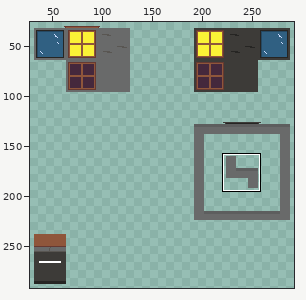
Two versions of one pixel-art file, Assets/TileSet.ase. The picture above shows the old version from afar; the outline marks the close-up.
Close-up. Old version:
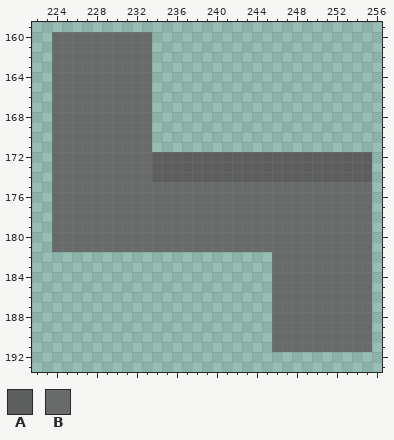
320x320 pixels, 1 frame. Shown: x 222..256, y 159..193. The wide view leaves out empty margins. The commit also changed other parts of the picture, which this record leaves out.
Palette (. is transparent): A #5d5e5e  B #696a6a
Pixels before, first column x 224:
160 BBBBBBBBBB......................
161 BBBBBBBBBB......................
162 BBBBBBBBBB......................
163 BBBBBBBBBB......................
164 BBBBBBBBBB......................
165 BBBBBBBBBB......................
166 BBBBBBBBBB......................
167 BBBBBBBBBB......................
168 BBBBBBBBBB......................
169 BBBBBBBBBB......................
170 BBBBBBBBBB......................
171 BBBBBBBBBB......................
172 BBBBBBBBBBAAAAAAAAAAAAAAAAAAAAAA
173 BBBBBBBBBBAAAAAAAAAAAAAAAAAAAAAA
174 BBBBBBBBBBAAAAAAAAAAAAAAAAAAAAAA
175 BBBBBBBBBBBBBBBBBBBBBBBBBBBBBBBB
176 BBBBBBBBBBBBBBBBBBBBBBBBBBBBBBBB
177 BBBBBBBBBBBBBBBBBBBBBBBBBBBBBBBB
178 BBBBBBBBBBBBBBBBBBBBBBBBBBBBBBBB
179 BBBBBBBBBBBBBBBBBBBBBBBBBBBBBBBB
180 BBBBBBBBBBBBBBBBBBBBBBBBBBBBBBBB
181 BBBBBBBBBBBBBBBBBBBBBBBBBBBBBBBB
182 ......................BBBBBBBBBB
183 ......................BBBBBBBBBB
184 ......................BBBBBBBBBB
185 ......................BBBBBBBBBB
186 ......................BBBBBBBBBB
187 ......................BBBBBBBBBB
188 ......................BBBBBBBBBB
189 ......................BBBBBBBBBB
190 ......................BBBBBBBBBB
191 ......................BBBBBBBBBB
Now the later version:
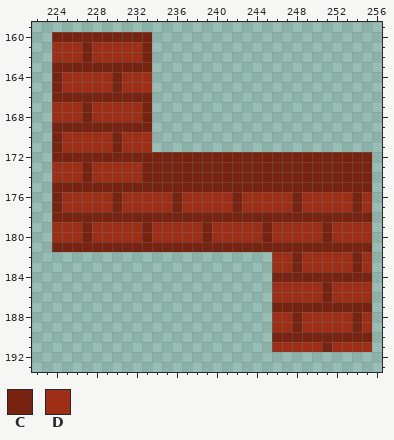
Colours new in this view: C #782310  D #9e2e15
Edits made:
Layer "Layer 1":
Colour C replaces colour A in rows 172 to 174 at x 234 to 255.
Colour C replaces colour B in row 160 at x 224 to 233; in rows 161 to 162 at x 227 and 233; in row 163 at x 224 to 233; in rows 164 to 165 at x 224 and 230; in row 166 at x 224 to 233; in rows 167 to 168 at x 227 and 233.
Colour C replaces colour B in row 169 at x 224 to 233; in rows 170 to 171 at x 224 and 230; in row 172 at x 224 to 233; in rows 173 to 174 at x 227 and 233; in row 175 at x 224 to 255; in rows 176 to 177 at x 224, 230, 236, 242, 248 and 254.
Colour C replaces colour B in row 178 at x 224 to 255; in rows 179 to 180 at x 227, 233, 239, 245 and 251; in row 181 at x 224 to 255; in rows 182 to 183 at x 248 and 254; in row 184 at x 246 to 255; in rows 185 to 186 at x 251.
Colour C replaces colour B in row 187 at x 246 to 255; in rows 188 to 189 at x 248 and 254; in row 190 at x 246 to 255; in row 191 at x 251.
Colour D replaces colour B in rows 161 to 162 at x 224 to 226 and 228 to 232; in rows 164 to 165 at x 225 to 229 and 231 to 233; in rows 167 to 168 at x 224 to 226 and 228 to 232; in rows 170 to 171 at x 225 to 229 and 231 to 233; in rows 173 to 174 at x 224 to 226 and 228 to 232; in rows 176 to 177 at x 225 to 229, 231 to 235, 237 to 241, 243 to 247, 249 to 253 and 255.
Colour D replaces colour B in rows 179 to 180 at x 224 to 226, 228 to 232, 234 to 238, 240 to 244, 246 to 250 and 252 to 255; in rows 182 to 183 at x 246 to 247, 249 to 253 and 255; in rows 185 to 186 at x 246 to 250 and 252 to 255; in rows 188 to 189 at x 246 to 247, 249 to 253 and 255; in row 191 at x 246 to 250 and 252 to 255.
